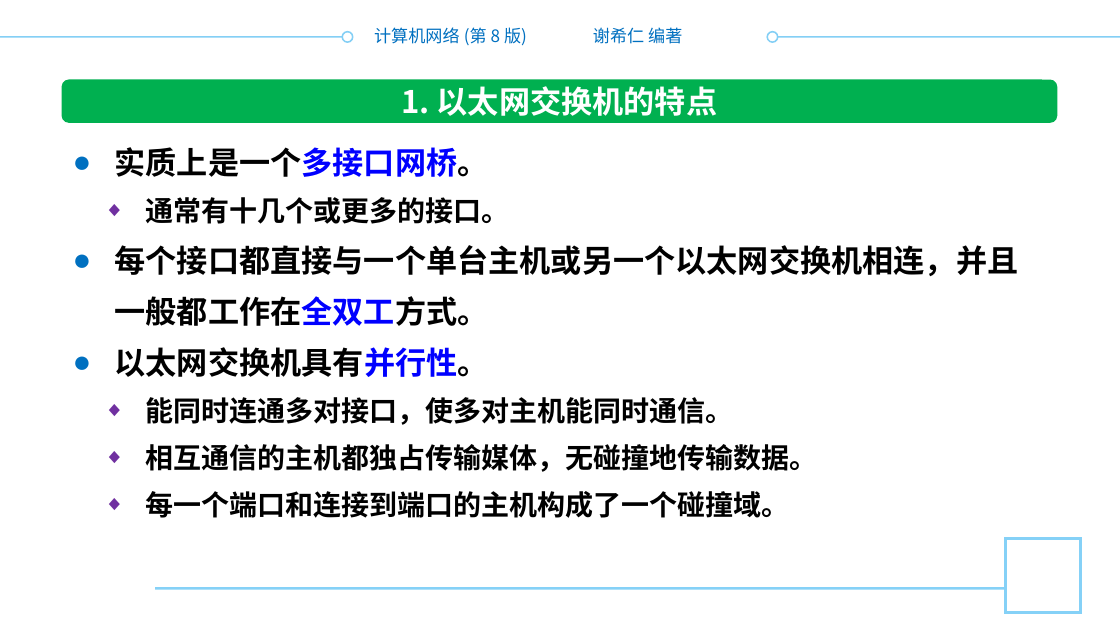
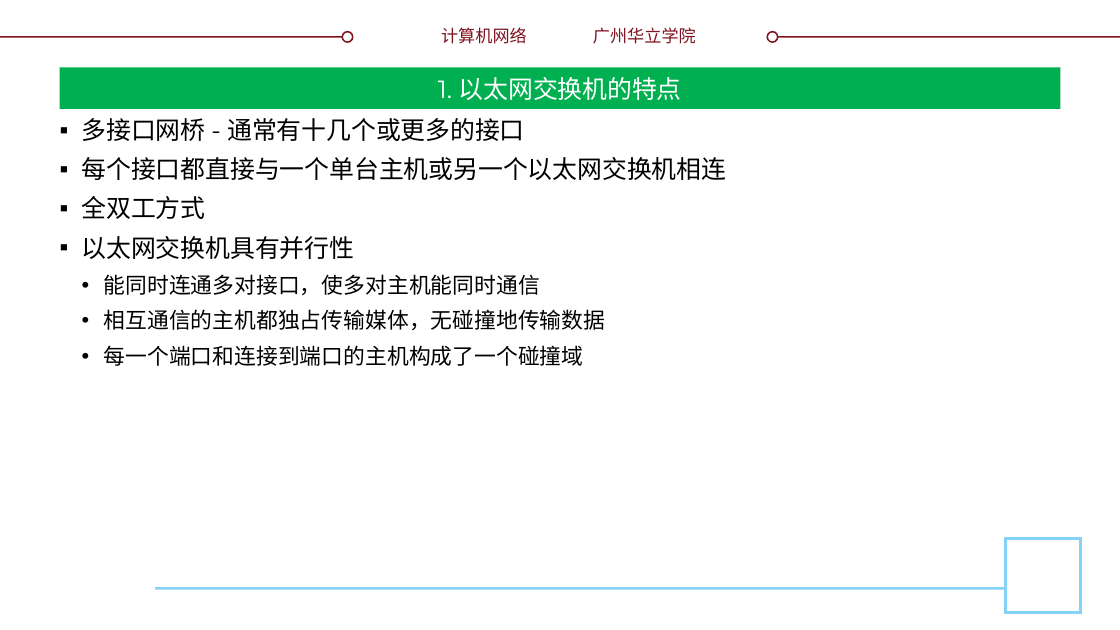
Before and after one commit to glplaman/glplaman.github.io, a slide deck: slide 101 of network/ppt/chap3.pptx. Drawn at 1120x630 pixels with LibreOffice and Linux fonts; fonts in the diff are those of the drawing; background and template pictures are left out. Boxes give left, top, right and bottom in pixels: in the first picture for what was removed or moved away, otherwise in the second. Text is boxed around its words. In the diff, an @@ line names an element or a change of style, - is before the commit and + after.

```diff
--- a/network/ppt/chap3.pptx
+++ b/network/ppt/chap3.pptx
@@ text at (441, 27, 527, 44): text changed; text colour #0070C0 to #7F131F @@
-计算机网络 (第 8 版)
+计算机网络
@@ text at (593, 27, 696, 44): text changed; text colour #0070C0 to #7F131F @@
-谢希仁 编著
+广州华立学院
@@ line (0, 37) - (353, 37): stroke #84CFF5 1 pt to #7F131F 1 pt @@
@@ ellipse at (343, 31, 353, 41): outline #84CFF5 1 pt to #7F131F 1 pt @@
@@ ellipse at (767, 31, 777, 41): outline #84CFF5 1 pt to #7F131F 1 pt @@
@@ line (767, 37) - (1120, 37): stroke #84CFF5 1 pt to #7F131F 1 pt @@
@@ title "1. 以太网交换机的特点": place and size @@
-title "1. 以太网交换机的特点" at (401, 86, 717, 116)
+title "1. 以太网交换机的特点" at (59, 67, 1061, 109)
@@ title "1. 以太网交换机的特点" at (59, 67, 1061, 109): size 20 to 16 pt, font Noto Sans CJK SC to Montserrat, bold off; vertical alignment top to middle; fill none to #00B050 @@
@@ rounded rectangle removed at (62, 80, 1057, 123) @@
@@ text at (82, 118, 727, 366): text changed; size 18 to 14 pt; font Noto Sans CJK SC to Montserrat; bold off @@
-● 实质上是一个多接口网桥。
-  ◆ 通常有十几个或更多的接口。
-● 每个接口都直接与一个单台主机或另一个以太网交换机相连，并且一般都工作在全双工方式。
-● 以太网交换机具有并行性。
-  ◆ 能同时连通多对接口，使多对主机能同时通信。
-  ◆ 相互通信的主机都独占传输媒体，无碰撞地传输数据。
-  ◆ 每一个端口和连接到端口的主机构成了一个碰撞域。
+▪ 多接口网桥 - 通常有十几个或更多的接口
+▪ 每个接口都直接与一个单台主机或另一个以太网交换机相连
+▪ 全双工方式
+▪ 以太网交换机具有并行性
+  • 能同时连通多对接口，使多对主机能同时通信
+  • 相互通信的主机都独占传输媒体，无碰撞地传输数据
+  • 每一个端口和连接到端口的主机构成了一个碰撞域
```
Also in this commit, not shown: 148 other slides changed, 2 slides added, 2 slides removed, 9 other files.
